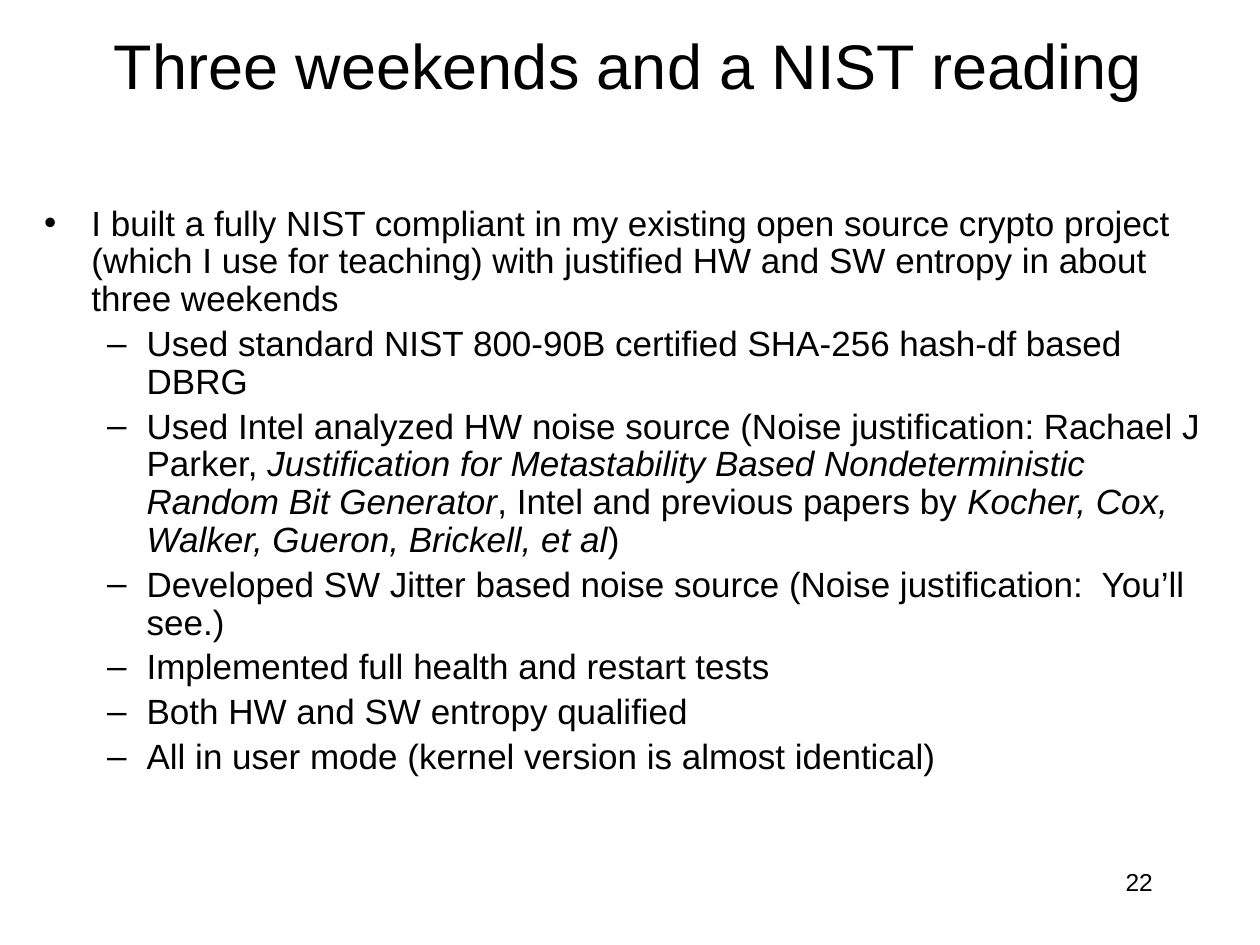
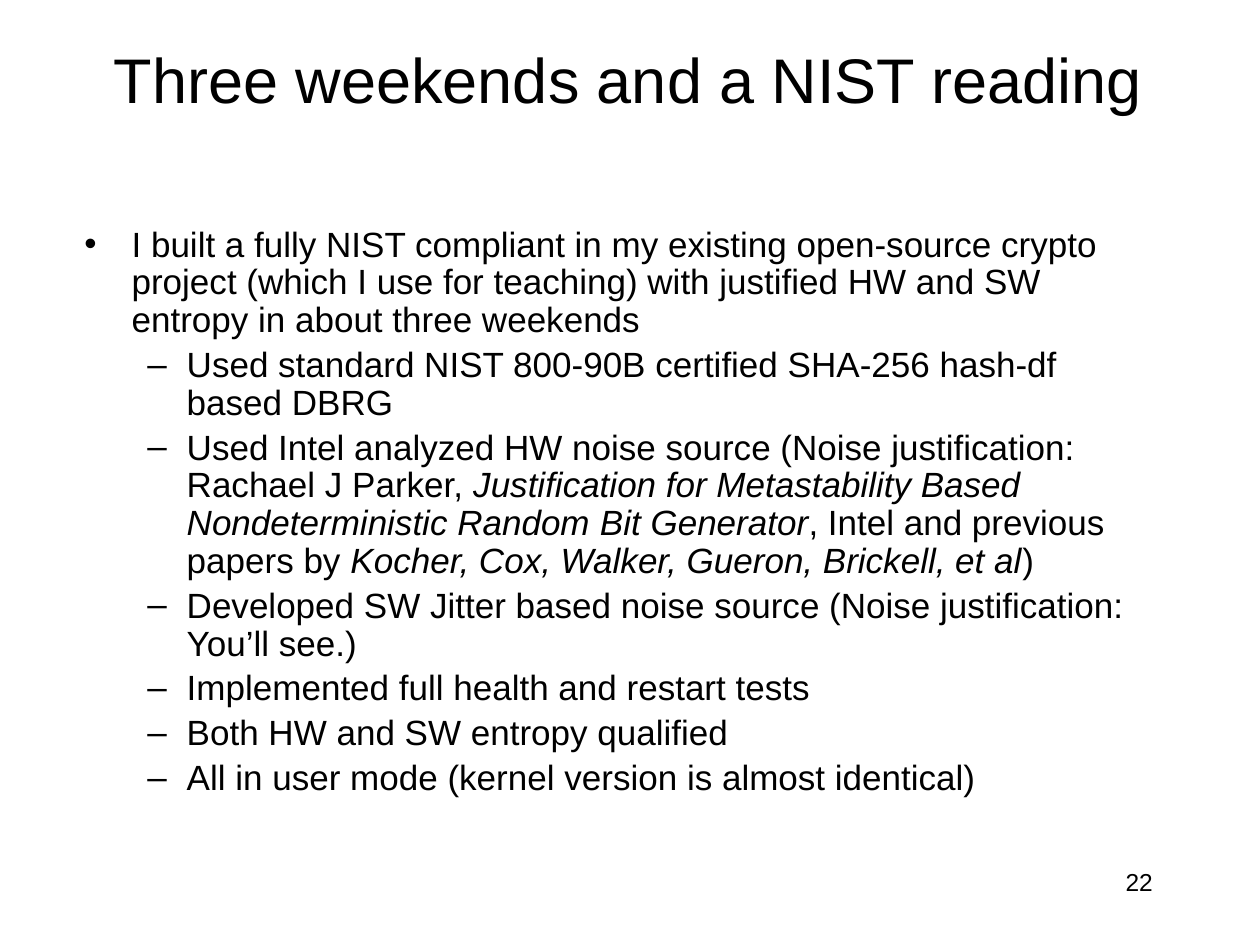
Before and after one commit to jlmucb/class_notes, a slide deck: slide 22 of BerkeleyClass/CS290Spring2013/Lectures/entropy_talk.pptx. Drawn at 1260x945 pixels with LibreOffice and Linux fonts; fonts in the diff are those of the drawing. Boxes give left, top, right and bottom in pixels: in the first picture for what was removed or moved away, otherwise in the second. Text is boxed around its words. In the diff, an @@ line names an element or a change of style, - is before the commit and + after.

```diff
--- a/BerkeleyClass/CS290Spring2013/Lectures/entropy_talk.pptx
+++ b/BerkeleyClass/CS290Spring2013/Lectures/entropy_talk.pptx
@@ title "Three weekends and a NIST ..." moved from (x1=114, y1=43, x2=1142, y2=101) to (x1=114, y1=57, x2=1142, y2=115) @@
@@ text "I built a fully NIST ..." moved from (x1=91, y1=210, x2=1200, y2=776) to (x1=132, y1=231, x2=1123, y2=797) @@
@@ text at (x1=132, y1=231, x2=1096, y2=339): text changed @@
-• I built a fully NIST compliant in my existing open source crypto project (which I use for teaching) with justified HW and SW entropy in about three weekends
+• I built a fully NIST compliant in my existing open-source crypto project (which I use for teaching) with justified HW and SW entropy in about three weekends
```
Also in this commit, not shown: 11 other slides changed.
